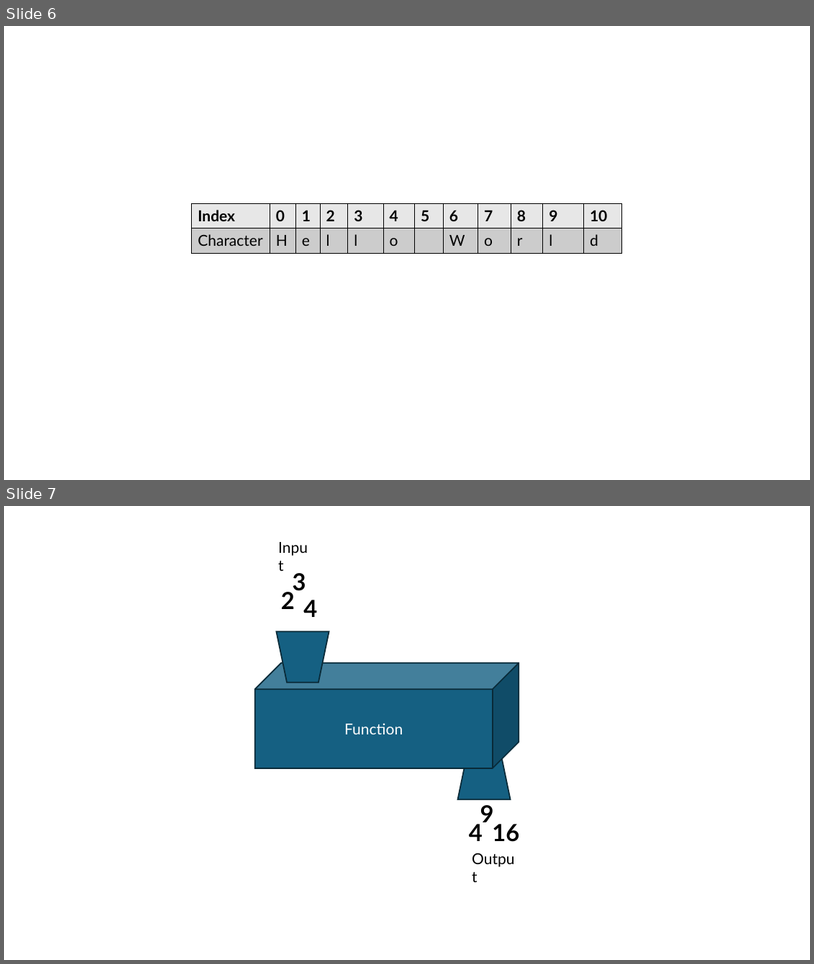
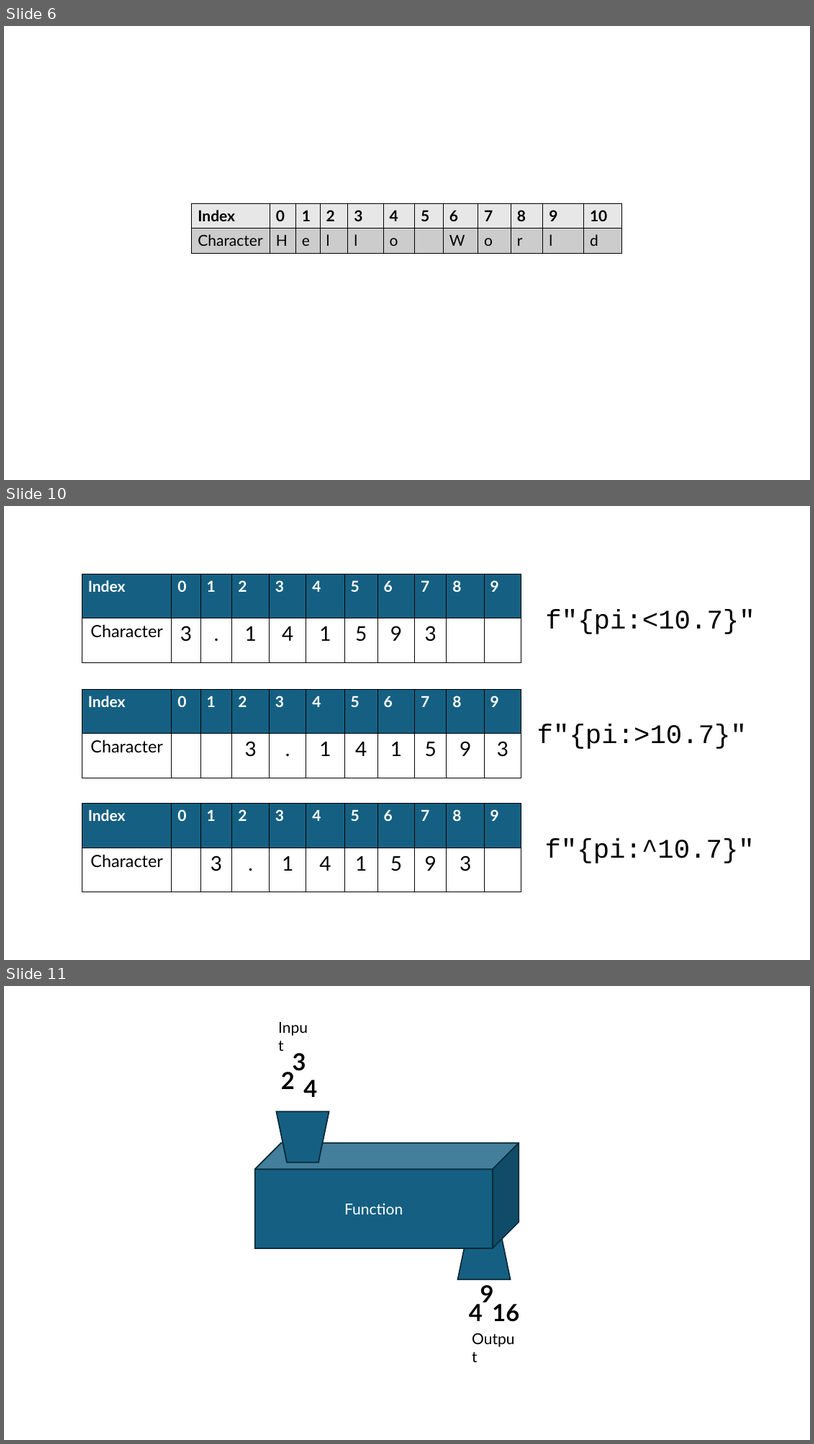
Before and after one commit to John-Abbott-College/SN1-Notes, a slide deck: Images_Youmna.pptx. Shown one above the other, each under a label of ours: slides 6 and 7 before the commit, slides 6, 10 and 11 after it; the slides between them are not shown. The pictures are 814x964 and 814x1444 pixels, drawn with LibreOffice and Linux fonts; fonts in the diff are those of the drawing. Boxes give left, top, right and bottom in pixels: in the first picture for what was removed or moved away, otherwise in the second. Text is boxed around its words. In the diff, an @@ line names an element or a change of style, - is before the commit and + after.

```diff
--- a/Images_Youmna.pptx
+++ b/Images_Youmna.pptx
@@ slide 10 added at [4, 506, 810, 960], background #FFFFFF @@
@@ table added at [82, 574, 521, 662], 2 rows, 11 columns @@
+Index | 0 | 1 | 2 | 3 | 4 | 5 | 6 | 7 | 8 | 9
+Character | 3 | . | 1 | 4 | 1 | 5 | 9 | 3 |  | 
@@ text added at [545, 609, 755, 634], 32 pt, text #000000 @@
+f"{pi:<10.7}"
@@ table added at [82, 689, 521, 777], 2 rows, 11 columns @@
+Index | 0 | 1 | 2 | 3 | 4 | 5 | 6 | 7 | 8 | 9
+Character |  |  | 3 | . | 1 | 4 | 1 | 5 | 9 | 3
@@ text added at [538, 724, 747, 749], 32 pt, text #000000 @@
+f"{pi:>10.7}"
@@ table added at [82, 803, 521, 892], 2 rows, 11 columns @@
+Index | 0 | 1 | 2 | 3 | 4 | 5 | 6 | 7 | 8 | 9
+Character |  | 3 | . | 1 | 4 | 1 | 5 | 9 | 3 | 
@@ text added at [545, 839, 755, 863], 32 pt, text #000000 @@
+f"{pi:^10.7}"
@@ what was slide 7 is now slide 11 @@
```
Also in this commit, not shown: 3 other slides added.
